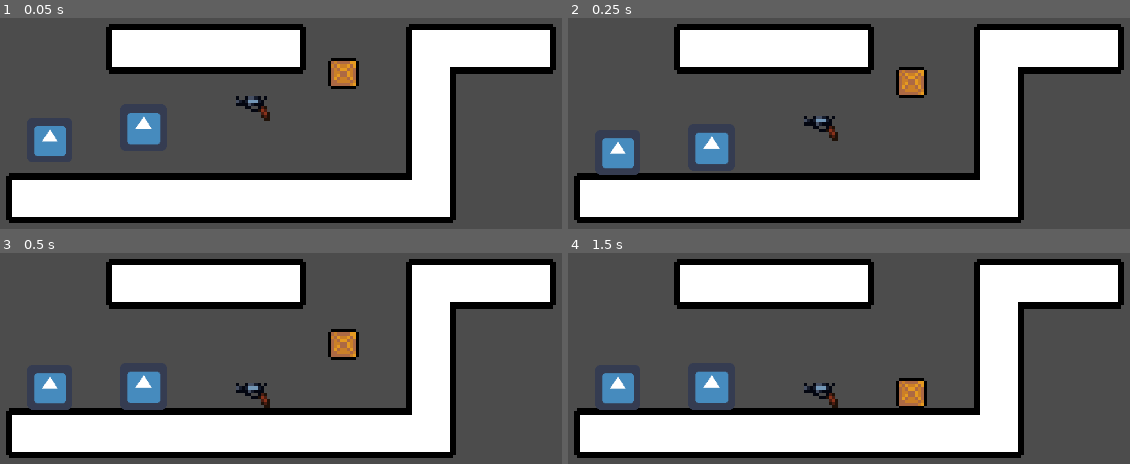
Above: before the commit, frames 1-4 (two rows, left to right).
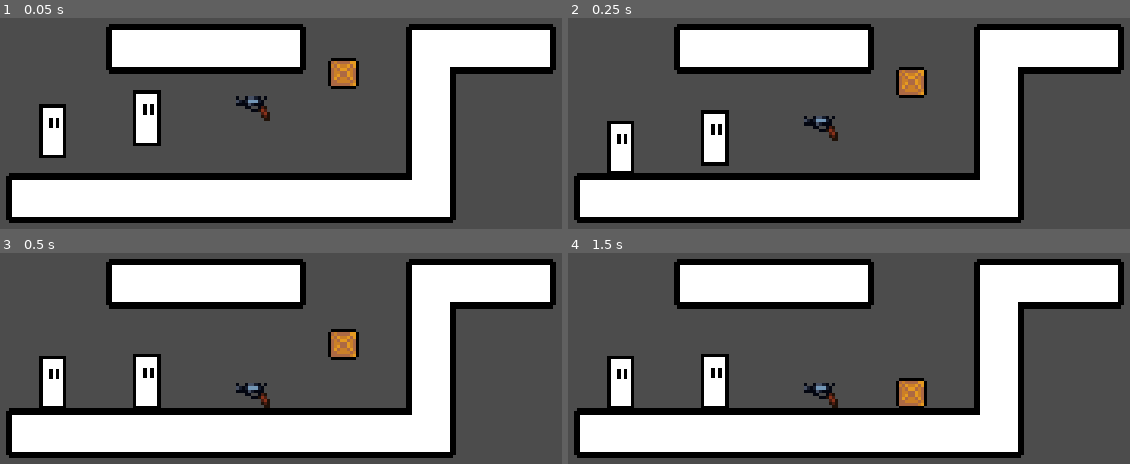
Above: after the commit, the same moments.

Repository: Cuber01/saturday-night-special
Game: Godot game, scene res://scenes/Main.tscn
Two runs of this game, one before a commit and one after it. Both use one fixed random seed, a clock stepped at 60 frames per second and the inputs below. The engine's default icon, where the game draws it, is replaced by a stand-in: a white triangle on a blue panel in a dark square.
Inputs:
- Up to frame 1 (0.05 s): no input
- Up to frame 2 (0.25 s): no input
- Up to frame 3 (0.5 s): no input
- Up to frame 4 (1.5 s): tap Enter at 1.25 s

The runs differ from the first frame. In frame 1, 2.7% of the frame differs, in the area x 6-29%, y 34-67%; in frame 2, 2.7%; in frame 3, 2.7%, in the area x 5-30%, y 47-75%; in frame 4, 2.7%.

Commit message:
addded simple player flipping (item still doesnt flip)

Diff:
--- a/scenes/Player.tscn
+++ b/scenes/Player.tscn
@@ -1,16 +1,16 @@
 [gd_scene load_steps=6 format=2]
 
-[ext_resource path="res://assets/img/icon.png" type="Texture" id=1]
+[ext_resource path="res://assets/img/player.png" type="Texture" id=1]
 [ext_resource path="res://src/Player.gd" type="Script" id=2]
 
 [sub_resource type="RectangleShape2D" id=1]
-extents = Vector2( 29.8667, 29.8667 )
+extents = Vector2( 19.2, 37.3333 )
 
 [sub_resource type="RectangleShape2D" id=2]
-extents = Vector2( 25.6, 1.06667 )
+extents = Vector2( 14.9333, 0.000118256 )
 
 [sub_resource type="RectangleShape2D" id=3]
-extents = Vector2( 29.8667, 29.8667 )
+extents = Vector2( 23.4667, 16.5333 )
 
 [node name="Player" type="KinematicBody2D"]
 position = Vector2( 9.53674e-07, 9.53674e-07 )
@@ -19,33 +19,32 @@
 script = ExtResource( 2 )
 
 [node name="CollisionShape2D" type="CollisionShape2D" parent="."]
-visible = false
-position = Vector2( -3.05176e-06, -3.05176e-06 )
+position = Vector2( 4.26666, -13.8667 )
 shape = SubResource( 1 )
 
 [node name="Sprite" type="Sprite" parent="."]
+position = Vector2( 4.26666, -12.8 )
+scale = Vector2( 4.78333, 4.78333 )
 texture = ExtResource( 1 )
 
 [node name="IsOnFloor" type="Area2D" parent="."]
-visible = false
 collision_layer = 4
 
 [node name="CollisionShape2D" type="CollisionShape2D" parent="IsOnFloor"]
-position = Vector2( -4.06901e-06, 30.9333 )
+position = Vector2( 4.26666, 25.6 )
 scale = Vector2( 1, -0.024 )
 shape = SubResource( 2 )
 
 [node name="PickupZone" type="Area2D" parent="."]
-visible = false
 collision_layer = 4
 collision_mask = 2
 
 [node name="CollisionShape2D" type="CollisionShape2D" parent="PickupZone"]
-position = Vector2( -3.05176e-06, -3.05176e-06 )
+position = Vector2( 4.26666, 9.06666 )
 shape = SubResource( 3 )
 
 [node name="HoldItemPosition" type="Node2D" parent="."]
-position = Vector2( 26, 0 )
+position = Vector2( 17.0667, 4.26666 )
 
 [connection signal="body_entered" from="IsOnFloor" to="." method="_on_IsOnFloor_body_entered"]
 [connection signal="body_exited" from="IsOnFloor" to="." method="_on_IsOnFloor_body_exited"]
--- a/src/Player.gd
+++ b/src/Player.gd
@@ -10,6 +10,7 @@
 # Movement vars
 var is_in_air: bool = true
 var velocity: Vector2 = Vector2()
+var facing_right: bool = true
 
 # Action names
 var right_action: String
@@ -40,10 +41,25 @@
 	if picked_object != null:
 		picked_object.picked_update($HoldItemPosition.global_position)
 
+#########################################################################################
+######### MOVEMENT ######################################################################
+#########################################################################################
+
 func input_move() -> void:
 	var direction_x: int = 0
 	direction_x = Input.get_action_strength(right_action) - Input.get_action_strength(left_action)
+
+	if direction_x < 0:
+		change_direction(false)
+	elif direction_x > 0:
+		change_direction(true)
+
 	velocity.x = direction_x * speed
+
+func change_direction(dir_right: bool) -> void:
+	if facing_right != dir_right:
+		scale.x = scale.x * -1
+		facing_right = not facing_right
 
 func input_jump() -> void:
 	if Input.is_action_pressed(up_action) and not is_in_air:
@@ -58,6 +74,10 @@
 
 func move() -> void:
 	velocity = move_and_slide(velocity)
+
+#########################################################################################
+########## PICKUP #######################################################################
+#########################################################################################
 
 func input_pickup() -> void:
 	if Input.is_action_just_pressed(pickup_action):
@@ -78,6 +98,10 @@
 	picked_object._drop(velocity)
 	picked_object = null
 
+#########################################################################################
+# EXTERNAL CALLBACK METHODS #############################################################
+#########################################################################################
+
 func _on_IsOnFloor_body_entered(_body):
 	is_in_air = false
 
Binary file added: assets/img/player.png
Not shown, added: assets/img/player.png.import
